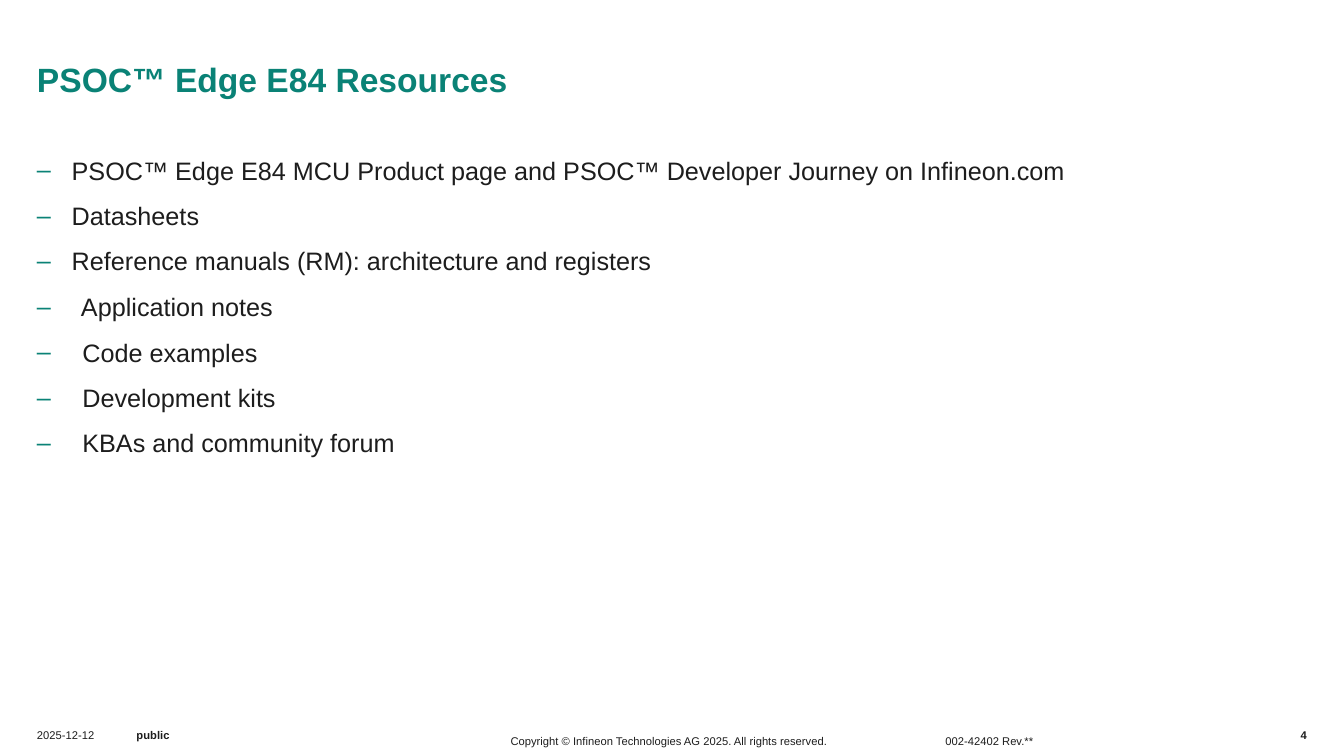
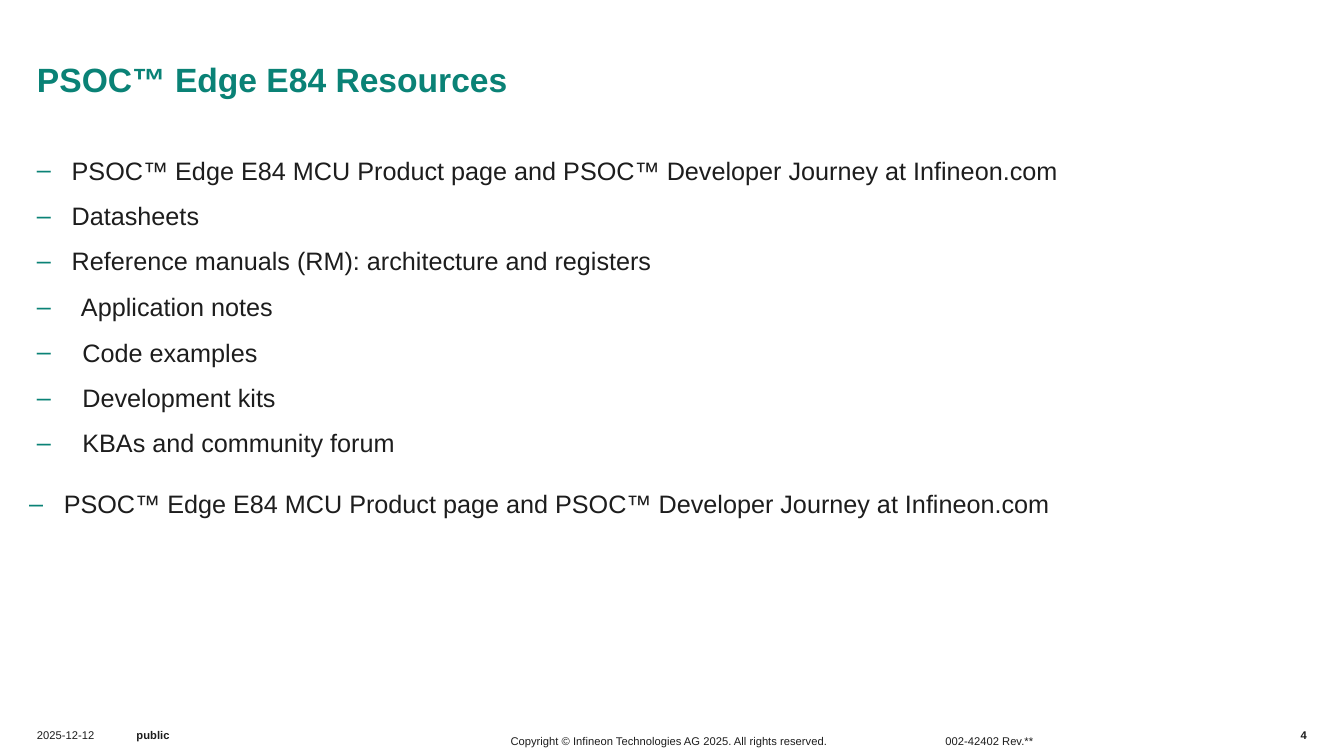
Before and after one commit to luisreynosoIFX/mtb-training-psoc-edge-e84-intro-ecosystem, a slide deck: slide 4 of .internal/Presentation/PSE84_Introductory_Ecosystem_E2.pptx. Drawn at 1344x756 pixels with LibreOffice and Linux fonts; fonts in the diff are those of the drawing; background and template pictures are left out. Boxes give left, top, right and bottom in pixels: in the first picture for what was removed or moved away, otherwise in the second. Text is boxed around its words. In the diff, an @@ line names an element or a change of style, - is before the commit and + after.

```diff
--- a/.internal/Presentation/PSE84_Introductory_Ecosystem_E2.pptx
+++ b/.internal/Presentation/PSE84_Introductory_Ecosystem_E2.pptx
@@ text at (72, 161, 1057, 185): text changed @@
-‒ PSOC™ Edge E84 MCU Product page and PSOC™ Developer Journey on Infineon.com
+‒ PSOC™ Edge E84 MCU Product page and PSOC™ Developer Journey at Infineon.com
@@ text added at (64, 494, 1049, 519), 18 pt, text #1D1D1D @@
+‒ PSOC™ Edge E84 MCU Product page and PSOC™ Developer Journey at Infineon.com
```
Also in this commit, not shown: 6 other slides changed, 3 slides removed, 5 other files.
